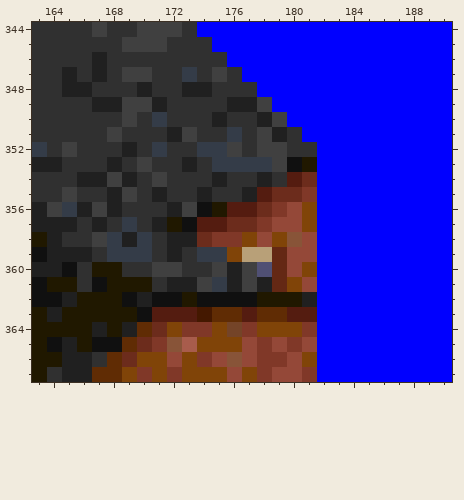
Pixel-art file -- gfx/buildings_brick_corners.ase. That is the earlier state.
320x384 pixels, 1 frame. Shown: x 163..190, y 344..367. The commit also changed other parts of the picture, which this record leaves out.
Once edited:
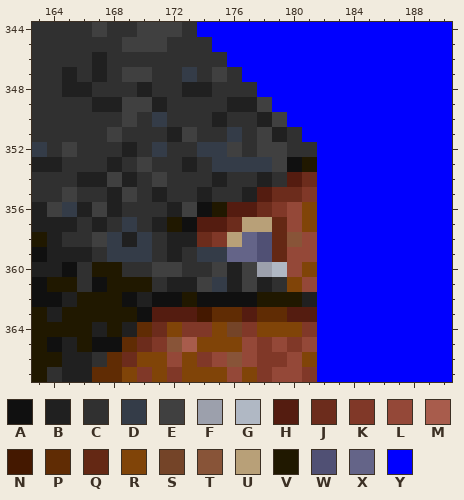
Palette (. is transparent): A #101010  B #202020  C #303030  D #343c48  E #404040  F #9ca0ac  G #b0b8c4  H #541c10  J #6c2c1c  K #803828  L #944838  M #a85c4c  N #441800  P #602c04  Q #642814  R #804408  S #744428  T #885438  U #b8a078  V #201800  W #505074  X #646488  Y #0000ff
Diff:
Changed rows in their new state; - is an unchanged pixel.
Layer "Windows":
first column x 176:
357 -UUQ
358 UXWQ
359 XXW-
360 --FG
361 ---C
